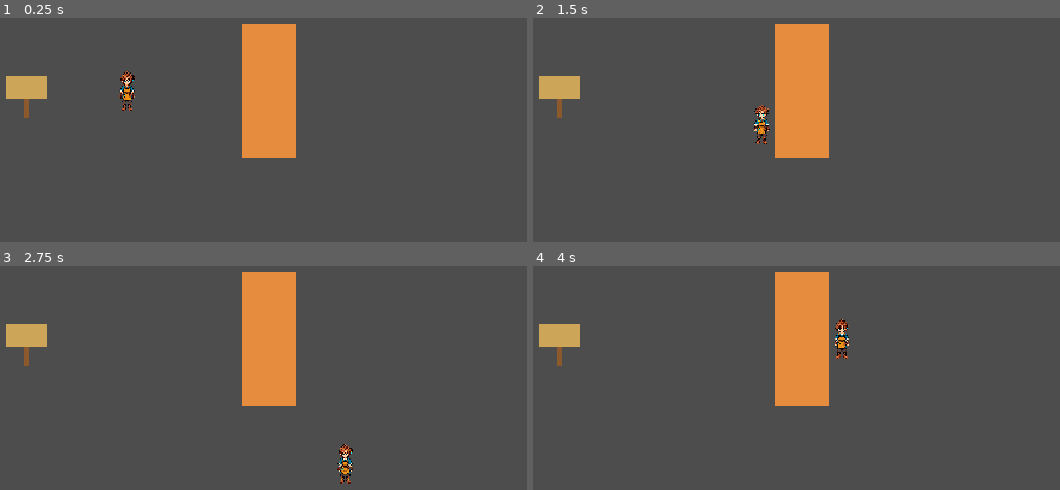
Above: before the commit, frames 1-4 (two rows, left to right).
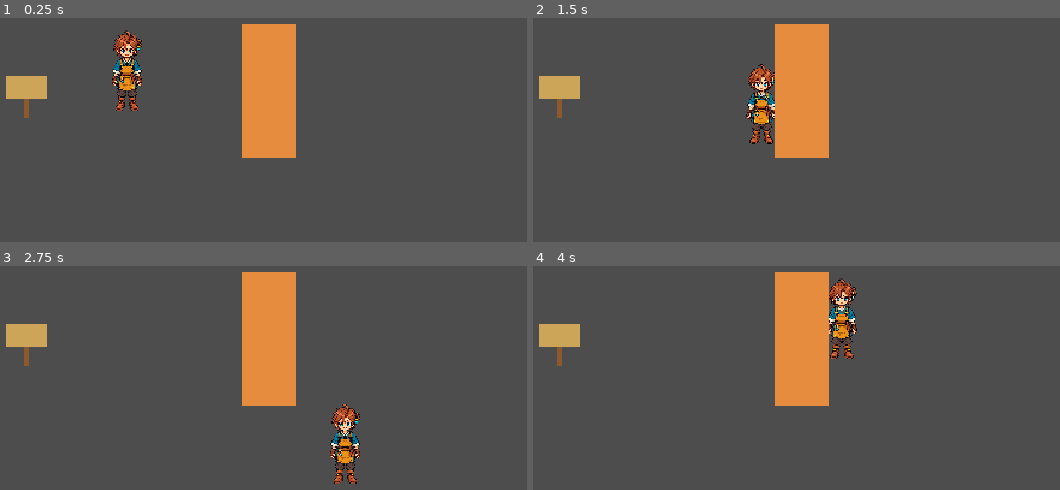
Above: after the commit, the same moments.

Repository: Cytrance/Jeweler
Game: Godot game, scene res://scenes/main.tscn
Two runs of this game, one before a commit and one after it. Both use one fixed random seed, a clock stepped at 60 frames per second and the inputs below.
Inputs:
- Up to frame 1 (0.25 s): no input
- Up to frame 2 (1.5 s): tap Enter at 0.5 s; hold D (move_right) 0.53-1.28 s; hold E (interact) 0.53-1.28 s; hold S (move_down) from 1.28 s (still down); tap E (interact) at 1.35 s
- Up to frame 3 (2.75 s): release S (move_down) at 2.03 s; hold D (move_right) from 2.03 s (still down); hold E (interact) from 2.03 s (still down)
- Up to frame 4 (4 s): release D (move_right) at 2.78 s; release E (interact) at 2.78 s; hold W (move_up) 2.78-3.53 s; tap E (interact) at 2.85 s; hold A (move_left) from 3.53 s (still down); hold E (interact) from 3.53 s (still down)

The runs differ from the first frame. In frame 1, 1.4% of the frame differs, in the area x 21-27%, y 5-42%; in frame 2, 1.4%; in frame 3, 1.4%, in the area x 62-69%, y 61-98%; in frame 4, 1.4%.

Commit message:
Improve player readability and document focused verification

Diff:
--- a/jewel-rpg/scenes/main.tscn
+++ b/jewel-rpg/scenes/main.tscn
@@ -24,7 +24,8 @@
 
 [node name="Visual" type="Sprite2D" parent="PlayerPlaceholder"]
 texture_filter = 1
-scale = Vector2(0.03686636, 0.03686636)
+position = Vector2(0, -24)
+scale = Vector2(0.07373272, 0.07373272)
 texture = ExtResource("3_player_texture")
 region_enabled = true
 region_rect = Rect2(251, 121, 508, 1302)
--- a/jewel-rpg/tests/verify_sprite.gd
+++ b/jewel-rpg/tests/verify_sprite.gd
@@ -53,8 +53,8 @@
 				if shape != null:
 					var bounds := visual.transform * visual.get_rect()
 					var collision_bounds := Rect2(collider.position - shape.size / 2.0, shape.size)
-					check(collision_bounds.encloses(bounds), "sprite display bounds fit existing collider")
-					check(bounds.get_center().is_equal_approx(collider.position), "sprite stays centered on collider")
+					check(absf(bounds.size.y - 96.0) < 0.01 and bounds.size.x > 36.0, "character is large enough for the revised readability target")
+					check(absf(bounds.get_center().x - collider.position.x) < 0.01 and absf(bounds.end.y - collision_bounds.end.y) < 0.01, "character feet align with collider bottom and remain horizontally centered")
 	scene.queue_free()
 	await process_frame
 	print("Sprite checks: ", checks, "; failures: ", failures)
Not shown, changed: AGENTS.md
Not shown, changed: docs/art-guide.md
Not shown, changed: docs/player-sprite.md
